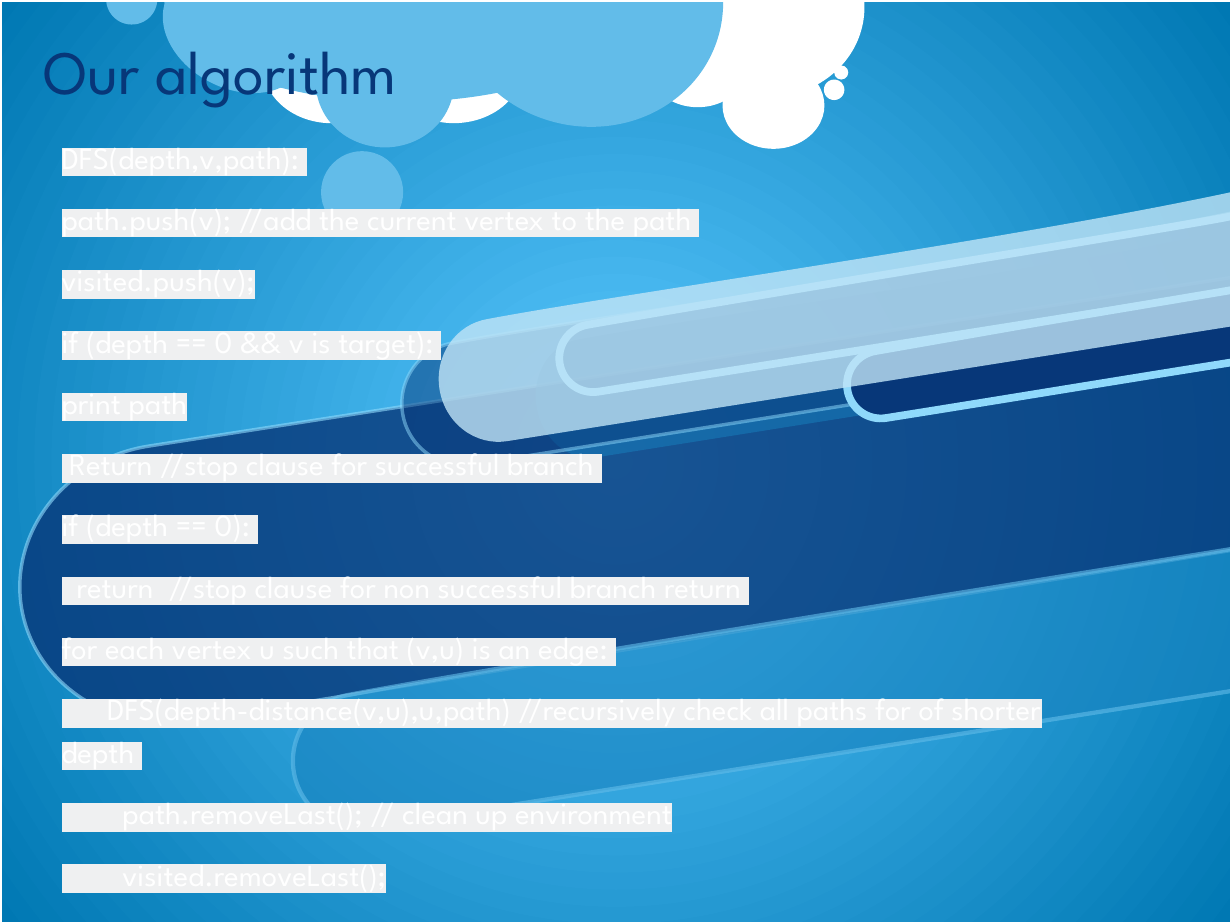
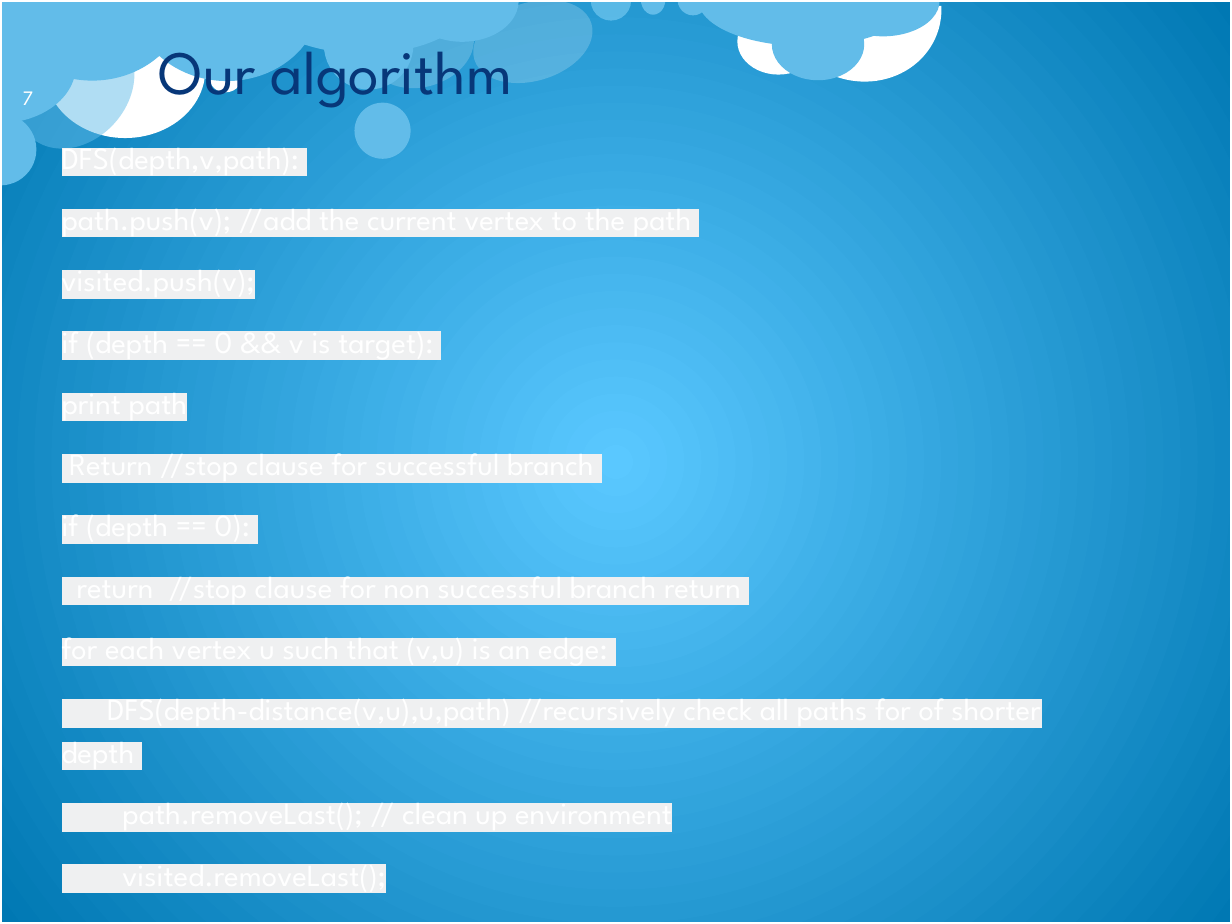
Before and after one commit to Misspelled-it/Run-With-IT, a slide deck: slide 7 of 7.28AppDemo/Presentation2.pptx. Drawn at 1232x924 pixels with LibreOffice and Linux fonts; fonts in the diff are those of the drawing; background and template pictures are left out. Boxes give left, top, right and bottom in pixels: in the first picture for what was removed or moved away, otherwise in the second. Text is boxed around its words. In the diff, an @@ line names an element or a change of style, - is before the commit and + after.

```diff
--- a/7.28AppDemo/Presentation2.pptx
+++ b/7.28AppDemo/Presentation2.pptx
@@ pie slice (boxed as its full ellipse) at bbox=[0, 0, 186, 81]: proportions changed; rotation 1 to 0 degrees @@
@@ group added at bbox=[0, 0, 940, 185]: 9 pie slice (boxed as its full ellipse)s, 3 ellipses @@
@@ ellipse: place and size @@
-ellipse at bbox=[262, 6, 400, 123]
+ellipse at bbox=[46, 1, 206, 138]
@@ subtitle "Our algorithm": place and size @@
-subtitle "Our algorithm" at bbox=[43, 33, 397, 113]
+subtitle "Our algorithm" at bbox=[159, 33, 513, 113]
@@ subtitle "Our algorithm" at bbox=[159, 33, 513, 113]: indent changed; more space between paragraphs @@
@@ pie slice (boxed as its full ellipse): place and size @@
-pie slice (boxed as its full ellipse) at bbox=[164, 0, 636, 101]
+pie slice (boxed as its full ellipse) at bbox=[256, 0, 472, 54]
@@ pie slice (boxed as its full ellipse) at bbox=[256, 0, 472, 54]: proportions changed @@
@@ ellipse: place and size @@
-ellipse at bbox=[315, 18, 453, 147]
+ellipse at bbox=[324, 0, 414, 90]
@@ ellipse at bbox=[360, 0, 485, 100]: fill #FFFFFF to #FFFFFF at 20% opacity; rotation 0 to 72 degrees @@
@@ ellipse: place and size @@
-ellipse at bbox=[722, 62, 824, 148]
+ellipse at bbox=[737, 9, 819, 75]
@@ arc (boxed as its full ellipse) at bbox=[763, 0, 960, 101]: proportions changed @@
@@ arc (boxed as its full ellipse): place and size @@
-arc (boxed as its full ellipse) at bbox=[617, 0, 889, 125]
+arc (boxed as its full ellipse) at bbox=[763, 0, 960, 101]
@@ ellipse: place and size @@
-ellipse at bbox=[647, 21, 749, 107]
+ellipse at bbox=[772, 9, 865, 80]
@@ ellipse at bbox=[772, 9, 865, 80]: fill #FFFFFF to #62BCE9 @@
@@ group removed at bbox=[142, 0, 848, 160]: 2 arc (boxed as its full ellipse)s, 2 ellipses @@
@@ page number added at bbox=[23, 91, 34, 105], 12 pt, text #FFFFFF @@
+7
@@ ellipse: place and size @@
-ellipse at bbox=[322, 152, 404, 234]
+ellipse at bbox=[355, 102, 411, 159]
@@ freeform shape removed at bbox=[429, 192, 1232, 450] @@
@@ group removed at bbox=[0, 213, 1232, 838]: 6 freeform shapes @@
```
Also in this commit, not shown: 5 other slides changed, 3 other files.
